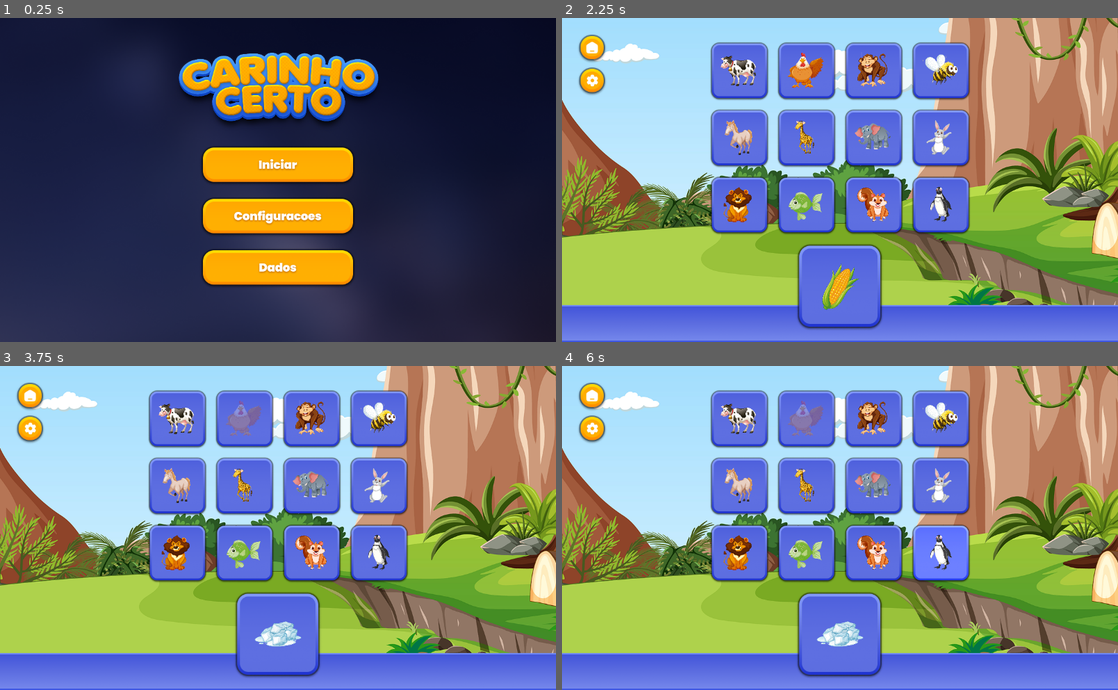
Above: before the commit, frames 1-4 (two rows, left to right).
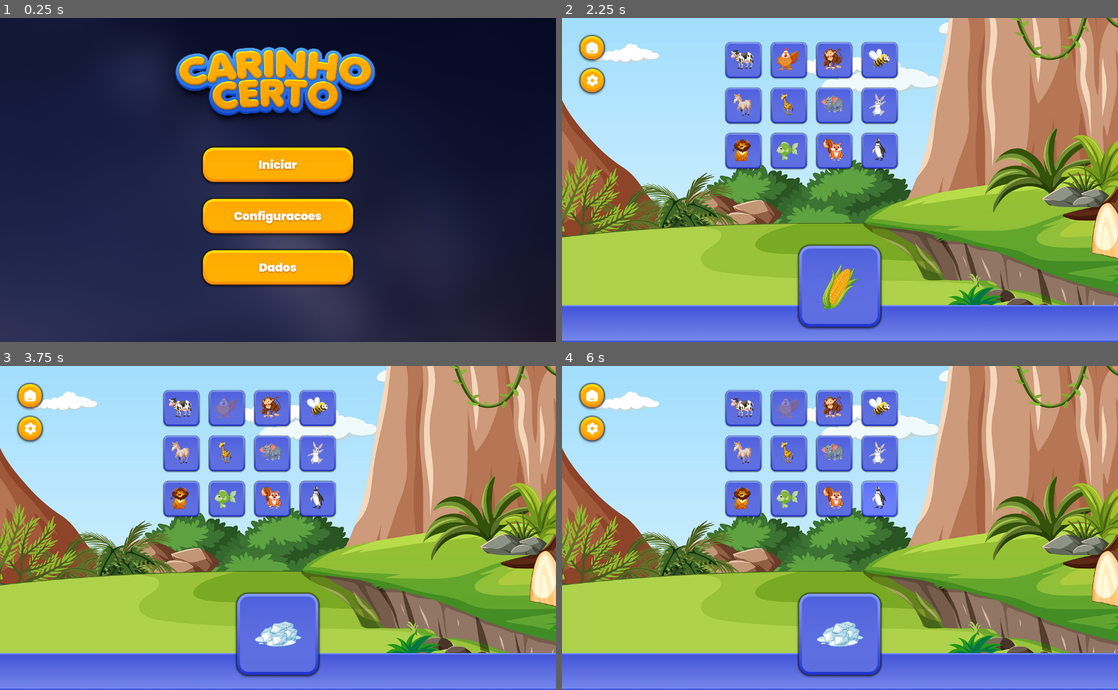
Above: after the commit, the same moments.

Repository: Tapa-Certo/TapaCerto
Game: Godot game, scene res://scenes/main.tscn
The game is run twice, just before and just after one commit, with the same random seed, the same clock (stepped at 60 frames per second) and the same inputs.
Inputs (mouse positions are in pixels of both pictures, inside the frame that each line leads up to; where the layout moved, square brackets give the same spot in the first picture):
- Up to frame 1 (0.25 s): no input
- Up to frame 2 (2.25 s): click (840, 167) at 0.5 s; click (589, 47) at 1.25 s; click (840, 167) at 2 s
- Up to frame 3 (3.75 s): click (183, 408) [177, 417] at 2.75 s; click (227, 408) [244, 417] at 3.5 s
- Up to frame 4 (6 s): click (834, 408) [873, 417] at 4.25 s; click (878, 408) [940, 417] at 5 s; click (745, 453) [739, 485] at 5.75 s

The runs differ from the first frame. In frame 1, 5.1% of the frame differs, in the area x 31-69%, y 9-34%; in frame 2, 21%; in frame 3, 21%; in frame 4, 21%, in the area x 26-74%, y 7-67%.

Commit message:
adaptative screens

Diff:
--- a/project.godot
+++ b/project.godot
@@ -25,6 +25,8 @@
 
 window/size/viewport_width=1200
 window/size/viewport_height=700
+window/stretch/mode="viewport"
+window/stretch/aspect="ignore"
 
 [rendering]
 
--- a/scenes/screens/menu.tscn
+++ b/scenes/screens/menu.tscn
@@ -88,16 +88,13 @@
 visible = false
 layout_mode = 1
 anchors_preset = -1
-anchor_left = 0.502083
-anchor_top = 0.230714
-anchor_right = 0.502083
-anchor_bottom = 0.230714
-offset_left = -252.5
-offset_top = -45.5
-offset_right = 280.5
-offset_bottom = 45.5
+anchor_left = 0.5
+anchor_right = 0.5
+offset_left = -250.0
+offset_top = 116.0
+offset_right = 283.0
+offset_bottom = 207.0
 grow_horizontal = 2
-grow_vertical = 2
 size_flags_horizontal = 4
 size_flags_vertical = 0
 theme_override_constants/outline_size = 10
@@ -108,15 +105,14 @@
 metadata/_edit_use_anchors_ = true
 
 [node name="TextureRect" type="TextureRect" parent="."]
-anchors_preset = 15
-anchor_right = 1.0
-anchor_bottom = 1.0
-offset_left = 350.0
-offset_top = -12.0
-offset_right = 1150.0
-offset_bottom = 538.0
+anchors_preset = 5
+anchor_left = 0.5
+anchor_right = 0.5
+offset_left = -257.0
+offset_top = -24.0
+offset_right = 1743.0
+offset_bottom = 1226.0
 grow_horizontal = 2
-grow_vertical = 2
 scale = Vector2(0.25, 0.25)
 texture = ExtResource("6_x3hfd")
 stretch_mode = 2
--- a/scripts/data_collector/game_logs.csv
+++ b/scripts/data_collector/game_logs.csv
@@ -1,2 +1,2 @@
 Tempo Total de Jogo (s);Tempo Médio por Resposta Correta (ms);Tempo Médio por Resposta Errada (ms);Quantidade de Respostas Certas;Média de Respostas Certas (%);Quantidade de Respostas Erradas;Média de Respostas Erradas (%)
-34;18025.00;0.00;5;100.00;0;0.00
+15;0.00;0.00;0;0.00;0;100.00
